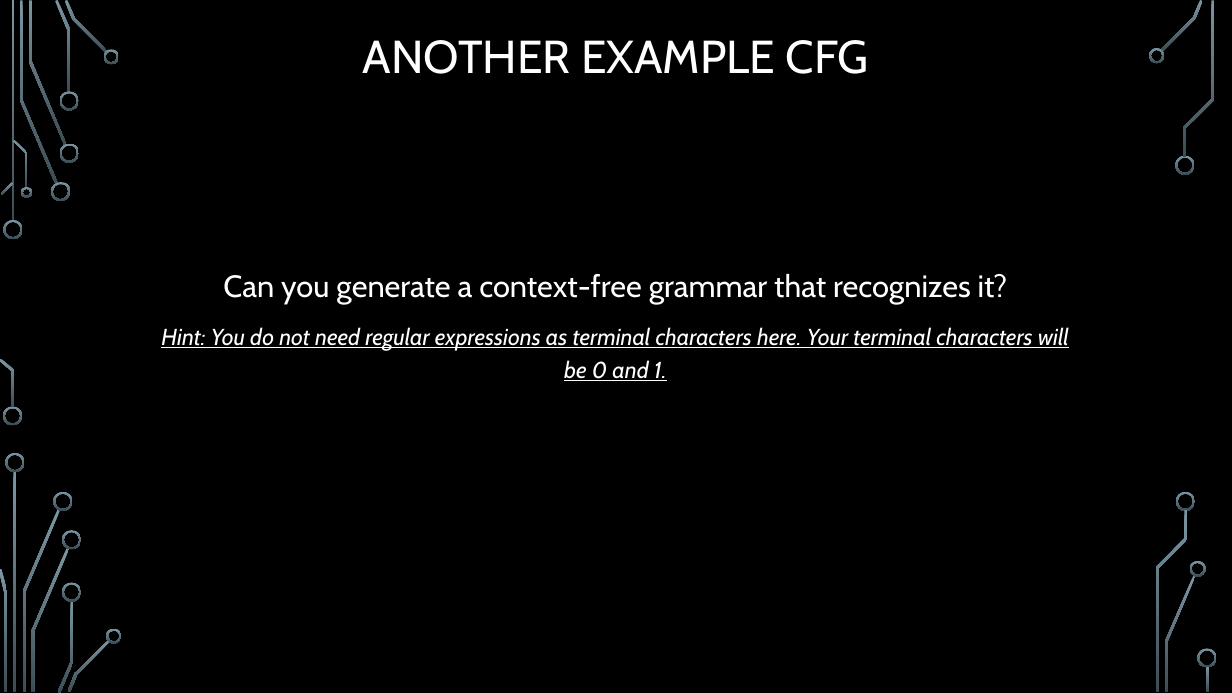
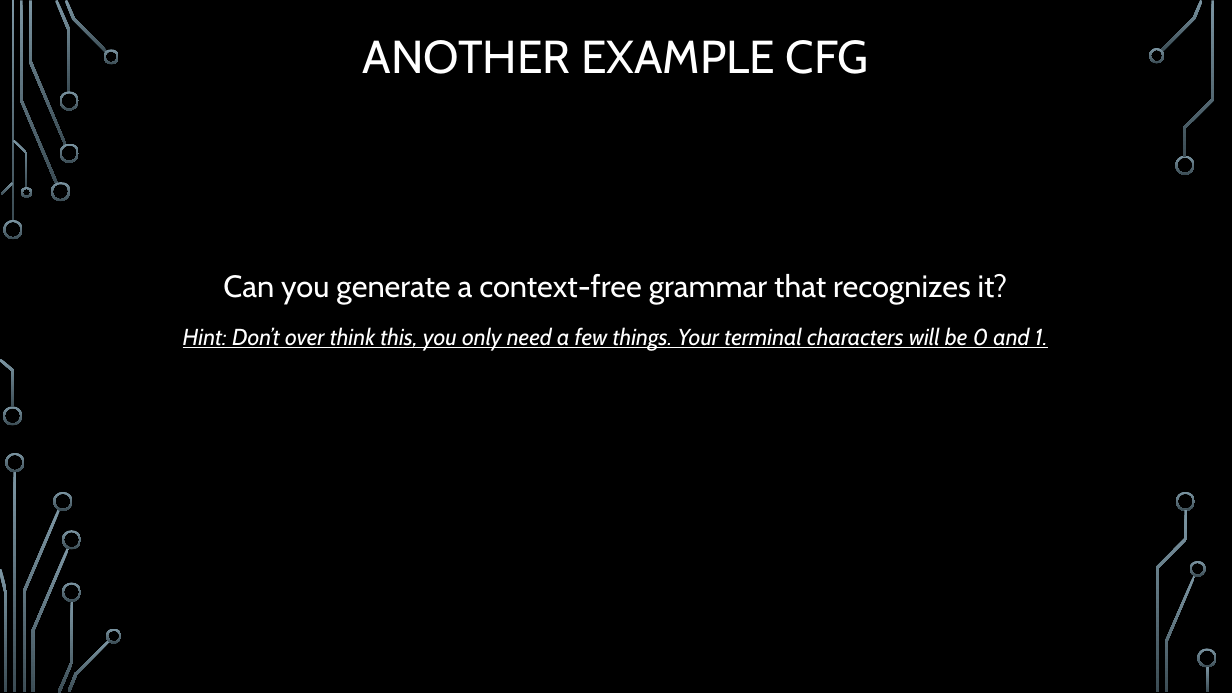
Before and after one commit to markfloryan/dmt2, a slide deck: slide 16 of slides/03-ContextFreeLanguages.pptx. Drawn at 1232x693 pixels with LibreOffice and Linux fonts; fonts in the diff are those of the drawing; grey boxes stand for pictures; background and template pictures are left out. Boxes give left, top, right and bottom in pixels: in the first picture for what was removed or moved away, otherwise in the second. Text is boxed around its words. In the diff, an @@ line names an element or a change of style, - is before the commit and + after.

Commit message:
tiny change

```diff
--- a/slides/03-ContextFreeLanguages.pptx
+++ b/slides/03-ContextFreeLanguages.pptx
@@ text at (183,327,1048,351): text changed @@
-Hint: You do not need regular expressions as terminal characters here. Your terminal characters will be 0 and 1.
+Hint: Don’t over think this, you only need a few things. Your terminal characters will be 0 and 1.
```
